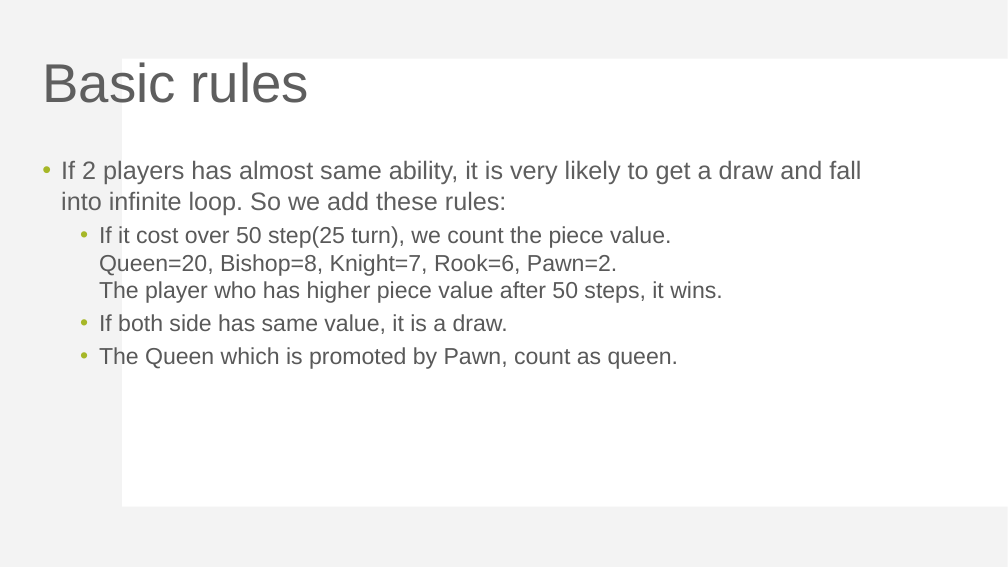
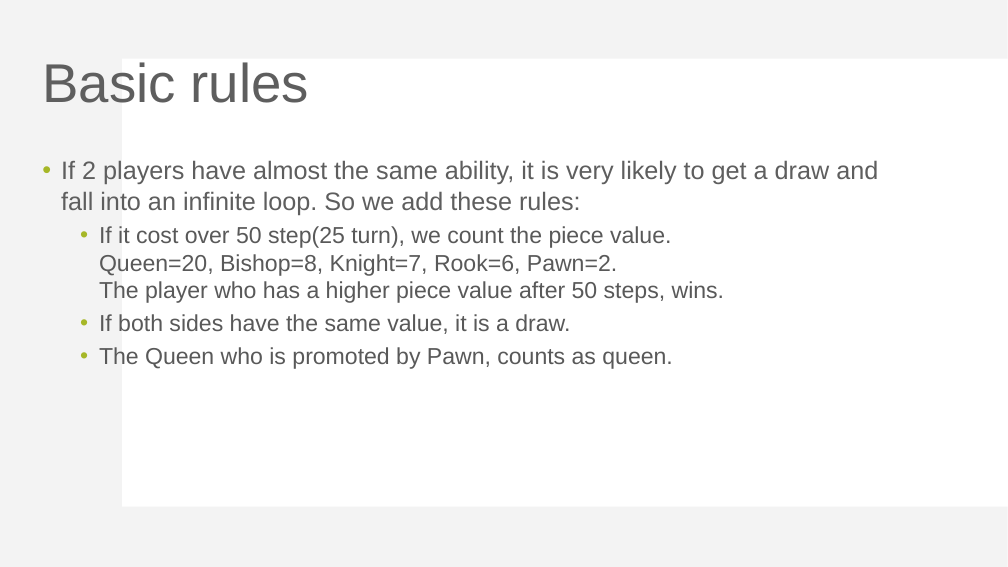
Before and after one commit to yeudah/I2P3-mingxiaa, a slide deck: slide 9 of document/Mini-Project-3-introduction.pptx. Drawn at 1008x567 pixels with LibreOffice and Linux fonts; fonts in the diff are those of the drawing. Boxes give left, top, right and bottom in pixels: in the first picture for what was removed or moved away, otherwise in the second. Text is boxed around its words. In the diff, an @@ line names an element or a change of style, - is before the commit and + after.

```diff
--- a/document/Mini-Project-3-introduction.pptx
+++ b/document/Mini-Project-3-introduction.pptx
@@ text at box(61, 160, 878, 369): text changed @@
-• If 2 players has almost same ability, it is very likely to get a draw and fall into infinite loop. So we add these rules:
-  • If it cost over 50 step(25 turn), we count the piece value.
-    Queen=20, Bishop=8, Knight=7, Rook=6, Pawn=2.
-    The player who has higher piece value after 50 steps, it wins.
-  • If both side has same value, it is a draw.
-  • The Queen which is promoted by Pawn, count as queen.
+• If 2 players have almost the same ability, it is very likely to get a draw and fall into an infinite loop. So we add these rules:
+  • If it cost over 50 step(25 turn), we count the piece value.
+    Queen=20, Bishop=8, Knight=7, Rook=6, Pawn=2.
+    The player who has a higher piece value after 50 steps, wins.
+  • If both sides have the same value, it is a draw.
+  • The Queen who is promoted by Pawn, counts as queen.
```
Also in this commit, not shown: 22 other slides changed.
